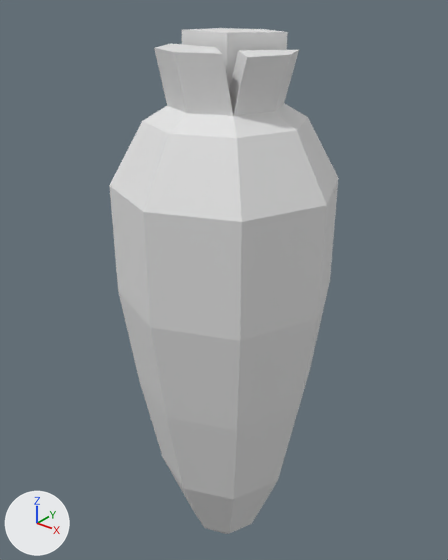
An edit to the Blender file Artwork/NouseCarrotSnowman.blend, drawn before and after from the same camera.
Camera for both pictures: a 50 mm lens placed at (1.62, -2.04, 1.79), pointed at (-0.07, 0.08, 0.48). Lighting does not change. The marker at lower left points along +X, +Y and +Z.
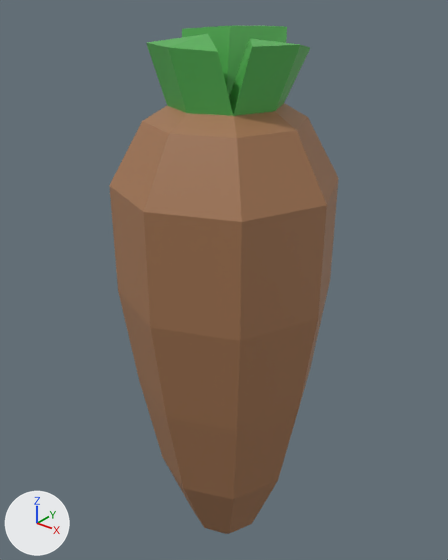
Patch to the scene script:
```diff
--- a/Artwork/NouseCarrotSnowman.blend.py
+++ b/Artwork/NouseCarrotSnowman.blend.py
@@ mat_material_001 @@
+mat_material_001 = principled_material('Material.001')
+mat_material_001.base_color = (0.37, 0.181, 0.0865)  # brown #a47653
@@ mat_material_002 @@
+mat_material_002 = principled_material('Material.002')
+mat_material_002.base_color = (0.0894, 0.452, 0.09)  # green #54b355
@@ me_cylinder @@
 me_cylinder.from_pydata(...)  # 72 vertices, 78 faces; spans x -1.0..1.0, y -1.0..1.0, z -1.1..1.6
 # used by ob_cylinder; location = (0.0, 0.0, 0.0); scale = (0.498, 0.498, 1.0)
-me_cylinder.vertices[50].co = (0.33, 0.37, 1.6)  # pixel (287, 31)
-me_cylinder.vertices[51].co = (-0.01, 0.51, 1.6)  # pixel (262, 29)
-me_cylinder.vertices[52].co = (-0.35, 0.37, 1.6)  # pixel (220, 28)
-me_cylinder.vertices[53].co = (-0.5, 0.03, 1.6)  # pixel (181, 29)
-me_cylinder.vertices[54].co = (-0.01, 0.03, 1.6)  # pixel (227, 32)
-me_cylinder.vertices[55].co = (0.61, -0.01, 1.54)  # pixel (290, 54)
-me_cylinder.vertices[56].co = (0.47, 0.33, 1.54)  # pixel (299, 49)
-me_cylinder.vertices[57].co = (0.47, -0.35, 1.54)  # pixel (247, 57)
-me_cylinder.vertices[58].co = (0.12, -0.01, 1.54)  # pixel (238, 50)
-me_cylinder.vertices[59].co = (-0.05, -0.55, 1.55)  # pixel (174, 52)
-me_cylinder.vertices[60].co = (0.29, -0.41, 1.55)  # pixel (222, 53)
-me_cylinder.vertices[61].co = (-0.4, -0.41, 1.55)  # pixel (154, 47)
-me_cylinder.vertices[62].co = (-0.54, -0.06, 1.55)  # pixel (170, 43)
-me_cylinder.vertices[63].co = (-0.05, -0.06, 1.55)  # pixel (215, 47)
+# me_cylinder part 1
+me_cylinder.vertices[50].co = (0.26, 0.47, 1.61)  # pixel (286, 26)
+me_cylinder.vertices[51].co = (-0.11, 0.6, 1.61)  # pixel (260, 25)
+me_cylinder.vertices[52].co = (-0.42, 0.43, 1.57)
+me_cylinder.vertices[53].co = (-0.56, 0.1, 1.6)  # pixel (181, 28)
+me_cylinder.vertices[54].co = (-0.06, 0.12, 1.62)  # pixel (230, 25)
+me_cylinder.vertices[55].co = (0.67, 0.02, 1.57)  # pixel (300, 44)
+me_cylinder.vertices[56].co = (0.55, 0.37, 1.55)  # pixel (310, 47)
+me_cylinder.vertices[57].co = (0.49, -0.32, 1.57)  # pixel (252, 46)
+me_cylinder.vertices[58].co = (0.19, 0.05, 1.58)  # pixel (249, 38)
+me_cylinder.vertices[59].co = (-0.07, -0.6, 1.56)  # pixel (167, 47)
+me_cylinder.vertices[60].co = (0.27, -0.44, 1.55)  # pixel (217, 51)
+me_cylinder.vertices[61].co = (-0.42, -0.47, 1.57)  # pixel (146, 42)
+me_cylinder.vertices[62].co = (-0.57, -0.13, 1.56)  # pixel (162, 40)
+me_cylinder.vertices[63].co = (-0.09, -0.12, 1.6)  # pixel (207, 33)
+# me_cylinder part 2: all 56 faces centred in x -0.85..0.85, y -0.85..0.85, z -0.97..1.3 switch from no material to mat_material_001 (brown #a47653)
+me_cylinder.materials.append(mat_material_002)  # green #54b355
```

Changed parts and their boxes (x1, y1, x2, y2) in the pictures (448 x 560 px; the box of a moved part takes in the faces that stretch with it):
'Cylinder', reshaped, recoloured (grey to brown)
    before: (109, 28, 339, 534)
    after: (109, 26, 339, 534)
part 1 of me_cylinder, moved or reshaped
    before: (154, 28, 299, 116)
    after: (146, 26, 310, 116)
part 2 of me_cylinder, recoloured (grey to brown)
    both: (109, 103, 339, 534)
